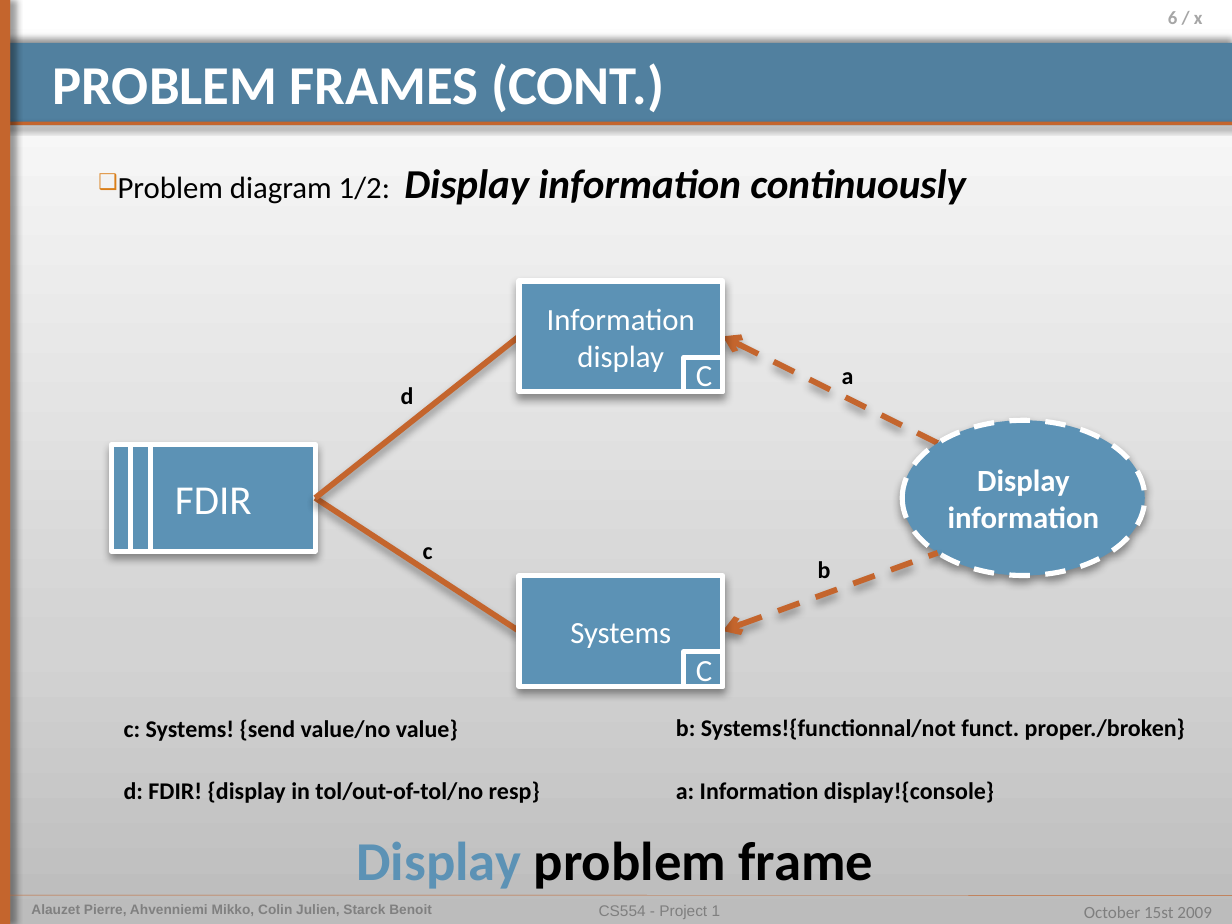
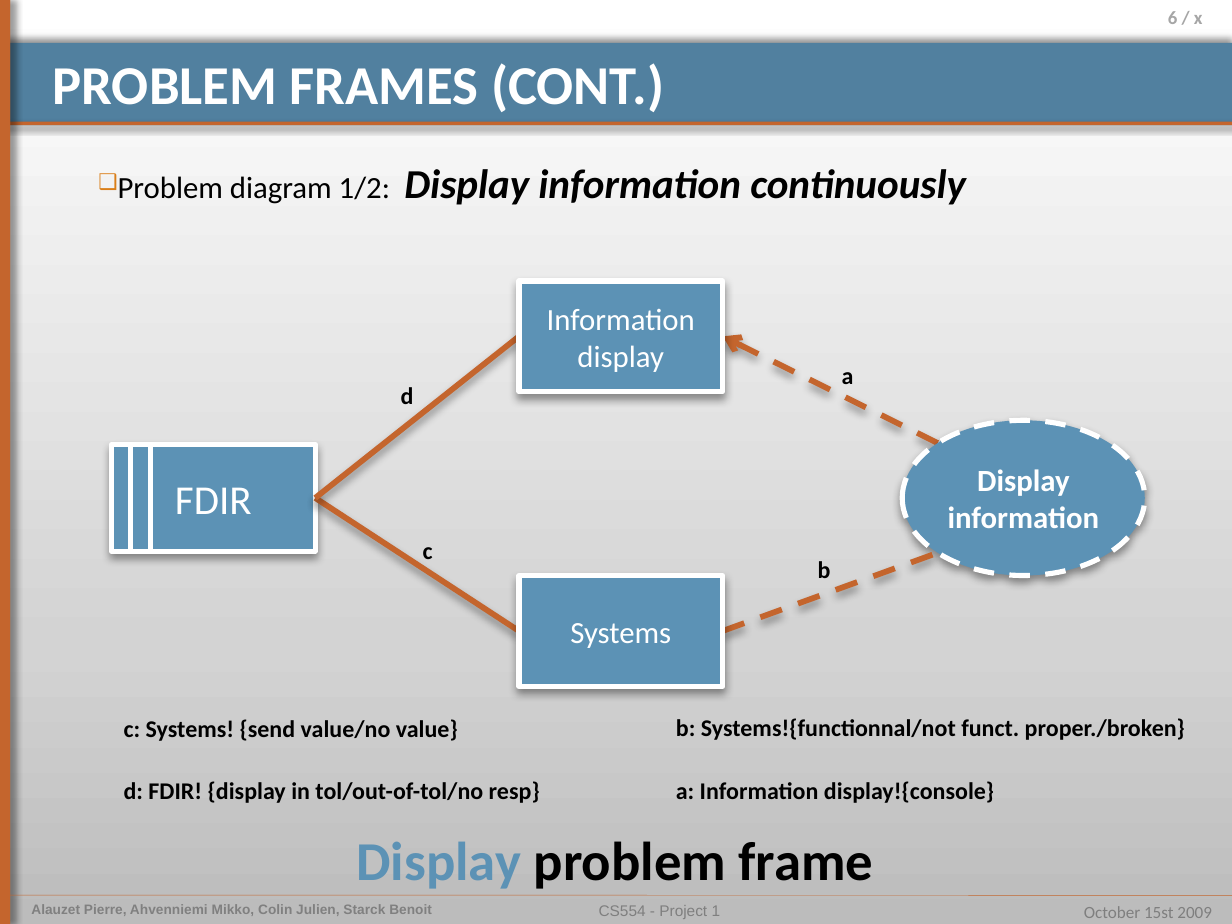
Before and after one commit to pierrealauzet/euroteam, a slide deck: slide 6 of Project 1/Part Final/CS554_EuroTeam_Project1.pptx. Drawn at 1232x924 pixels with LibreOffice and Linux fonts; fonts in the diff are those of the drawing. Boxes give left, top, right and bottom in pixels: in the first picture for what was removed or moved away, otherwise in the second. Text is boxed around its words. In the diff, an @@ line names an element or a change of style, - is before the commit and + after.

```diff
--- a/Project 1/Part Final/CS554_EuroTeam_Project1.pptx
+++ b/Project 1/Part Final/CS554_EuroTeam_Project1.pptx
@@ rectangle removed at (684,357,722,392) @@
-C
@@ arrow (723, 631) - (938, 553): arrow to line @@
@@ rectangle removed at (684,652,722,686) @@
-C
```
Also in this commit, not shown: 6 other slides changed, 1 other file.
